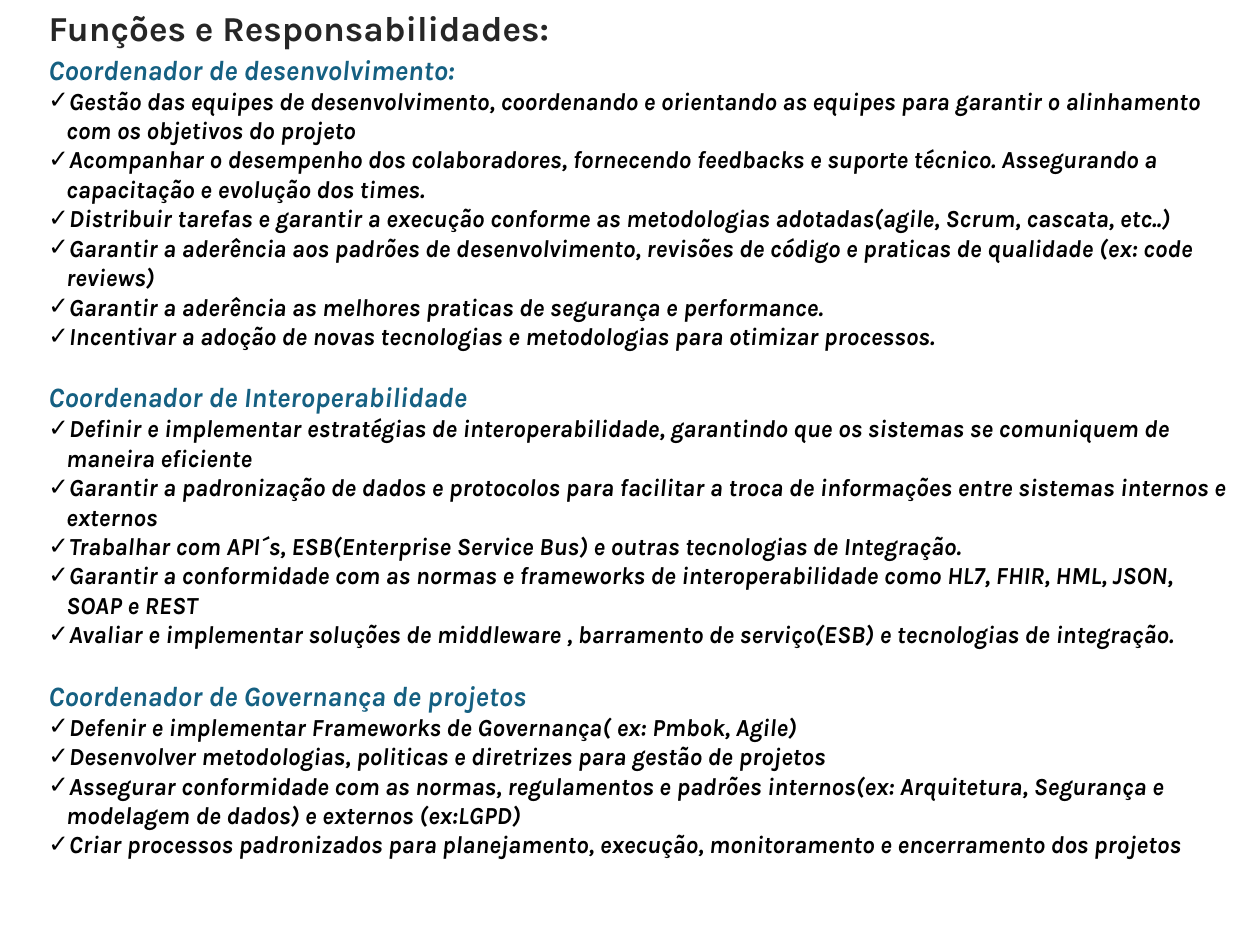
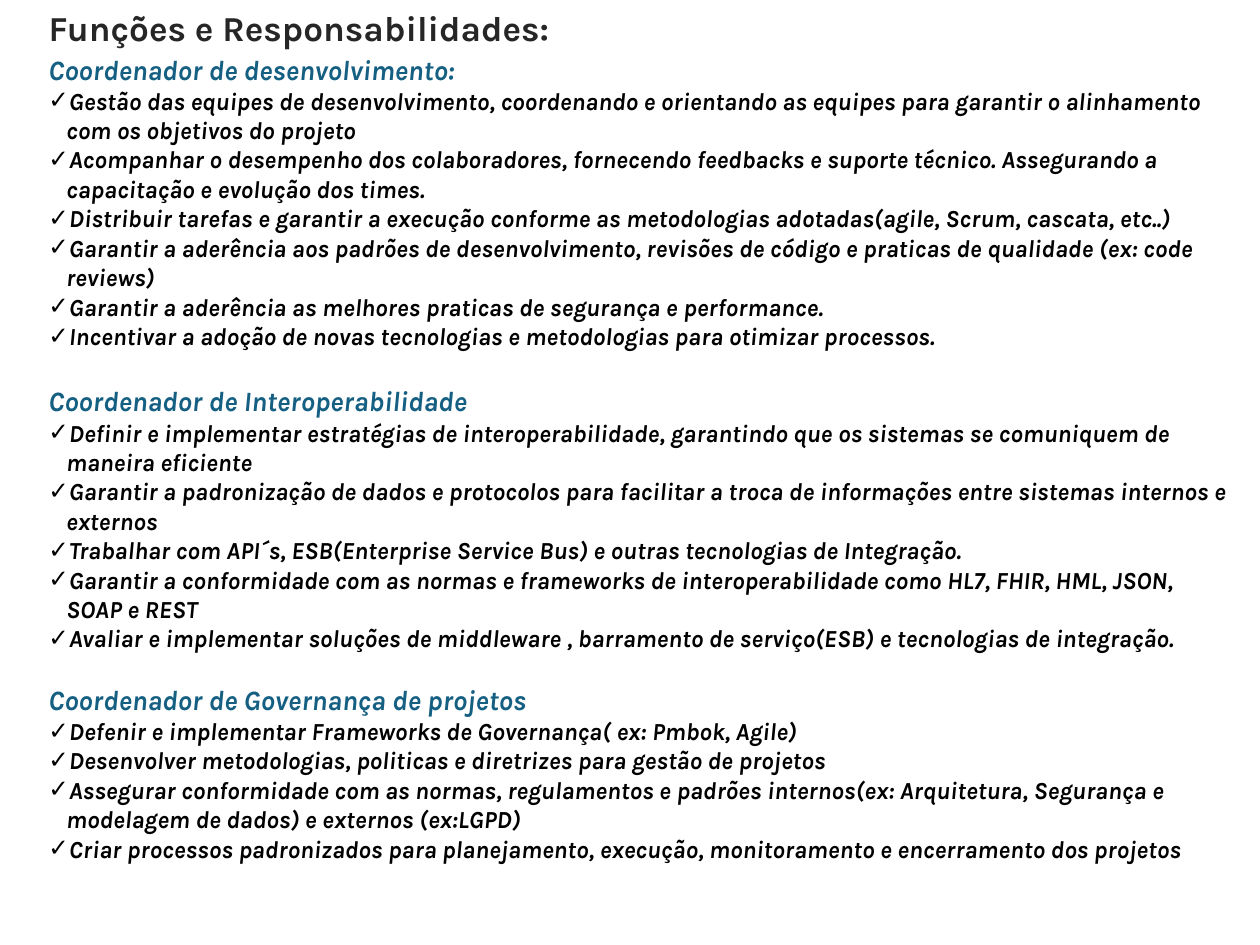
Before and after one commit to ProjetosALVF/ALVF_ProspeccaoGestao_TI, a slide deck: slide 13 of ALVF_Estrutura_de_TI_ConselhoDe Administracao_Fev_2025/Apresentação_ProspecçãodaEstrutura_SI_ALVF.pptx. Drawn at 1260x945 pixels with LibreOffice and Linux fonts; fonts in the diff are those of the drawing. Boxes give left, top, right and bottom in pixels: in the first picture for what was removed or moved away, otherwise in the second. Text is boxed around its words. In the diff, an @@ line names an element or a change of style, - is before the commit and + after.

```diff
--- a/ALVF_Estrutura_de_TI_ConselhoDe Administracao_Fev_2025/Apresentação_ProspecçãodaEstrutura_SI_ALVF.pptx
+++ b/ALVF_Estrutura_de_TI_ConselhoDe Administracao_Fev_2025/Apresentação_ProspecçãodaEstrutura_SI_ALVF.pptx
@@ text "Coordenador de desenvolvimento:" rewrapped from [48,60,1226,859] to [48,60,1226,864] @@
```
Also in this commit, not shown: 4 other slides changed, 2 slides added.
